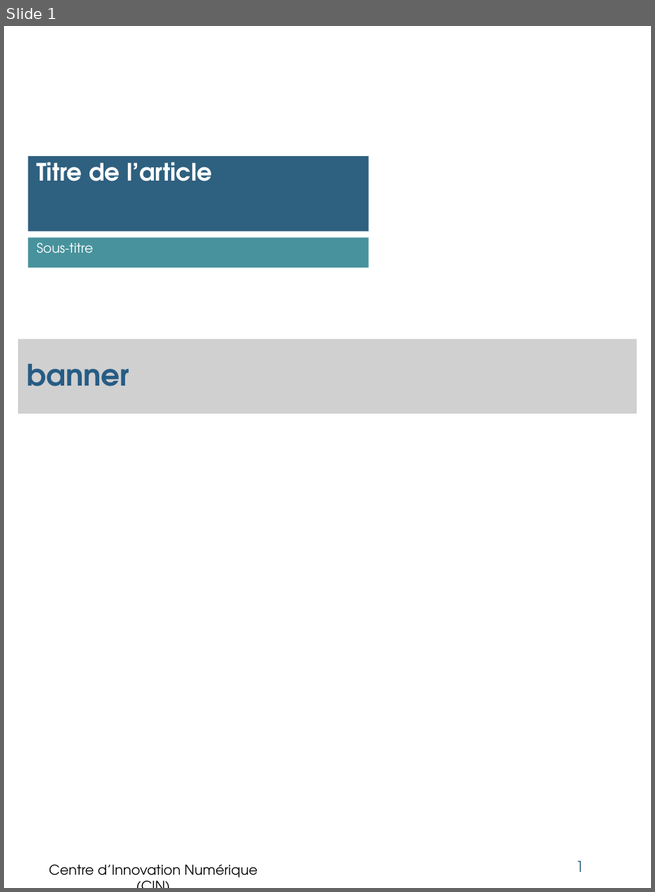
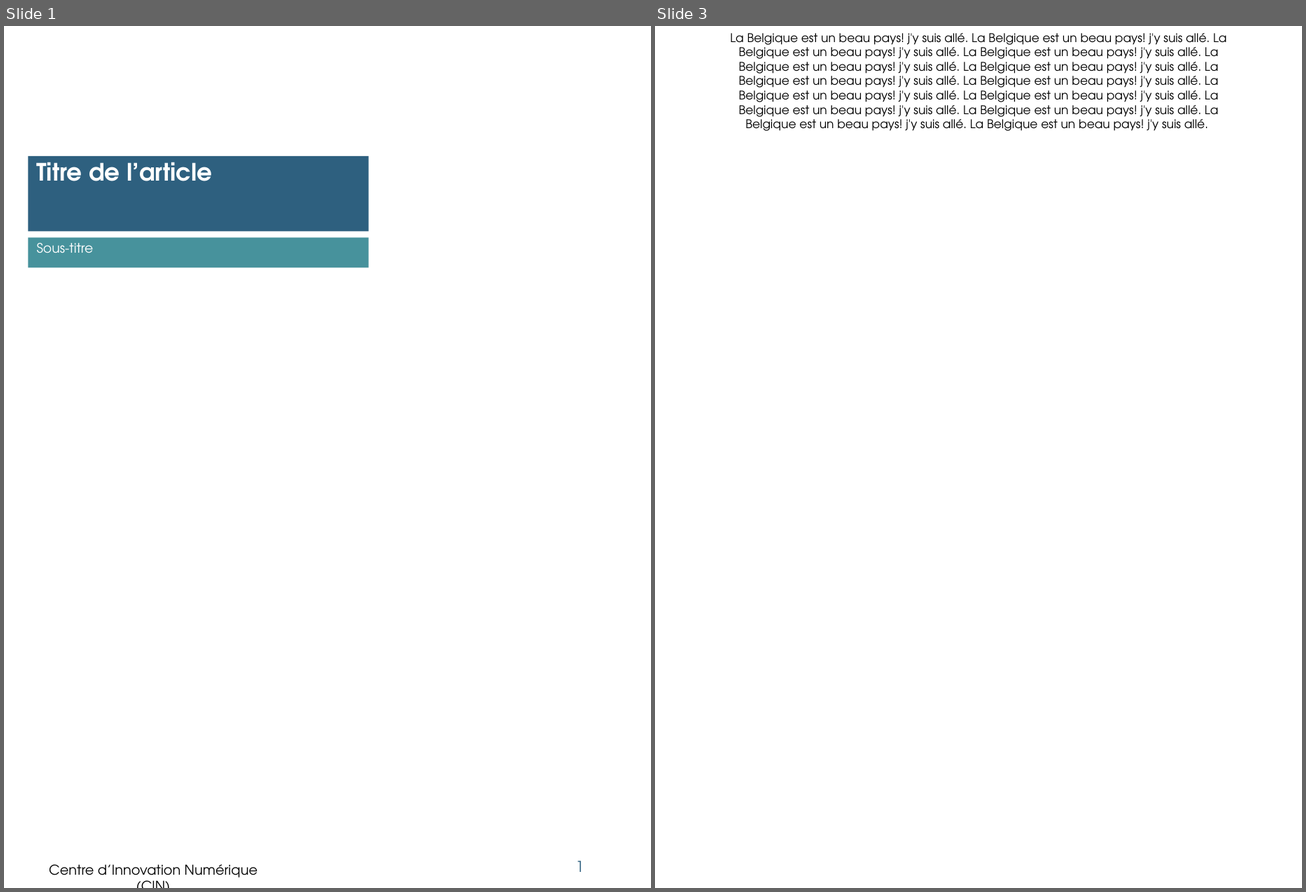
Before and after one commit to Msa360/pptx_template_cin, a slide deck: powerpoints/test.pptx. Shown side by side, each under a label of ours: slide 1 before the commit, slides 1 and 3 after it; the slides between them are not shown. The pictures are 655x892 and 1306x892 pixels, drawn with LibreOffice and Linux fonts; fonts in the diff are those of the drawing; grey boxes stand for pictures; background and template pictures are left out. Boxes give left, top, right and bottom in pixels: in the first picture for what was removed or moved away, otherwise in the second. Text is boxed around its words. In the diff, an @@ line names an element or a change of style, - is before the commit and + after.

```diff
--- a/powerpoints/test.pptx
+++ b/powerpoints/test.pptx
@@ slide 3 added at [655,26,1302,888], background #FFFFFF @@
@@ text added at [730,33,1227,131], 10 pt, text #000000 @@
+La Belgique est un beau pays! j'y suis allé. La Belgique est un beau pays! j'y suis allé. La
+Belgique est un beau pays! j'y suis allé. La Belgique est un beau pays! j'y suis allé. La
+Belgique est un beau pays! j'y suis allé. La Belgique est un beau pays! j'y suis allé. La
+Belgique est un beau pays! j'y suis allé. La Belgique est un beau pays! j'y suis allé. La
+Belgique est un beau pays! j'y suis allé. La Belgique est un beau pays! j'y suis allé. La
+Belgique est un beau pays! j'y suis allé. La Belgique est un beau pays! j'y suis allé. La
+Belgique est un beau pays! j'y suis allé. La Belgique est un beau pays! j'y suis allé.
@@ slide 1 changed as well @@
@@ picture removed at [18,339,636,413] @@
-banner
```
Also in this commit, not shown: 1 other slide changed, 7 other files.
